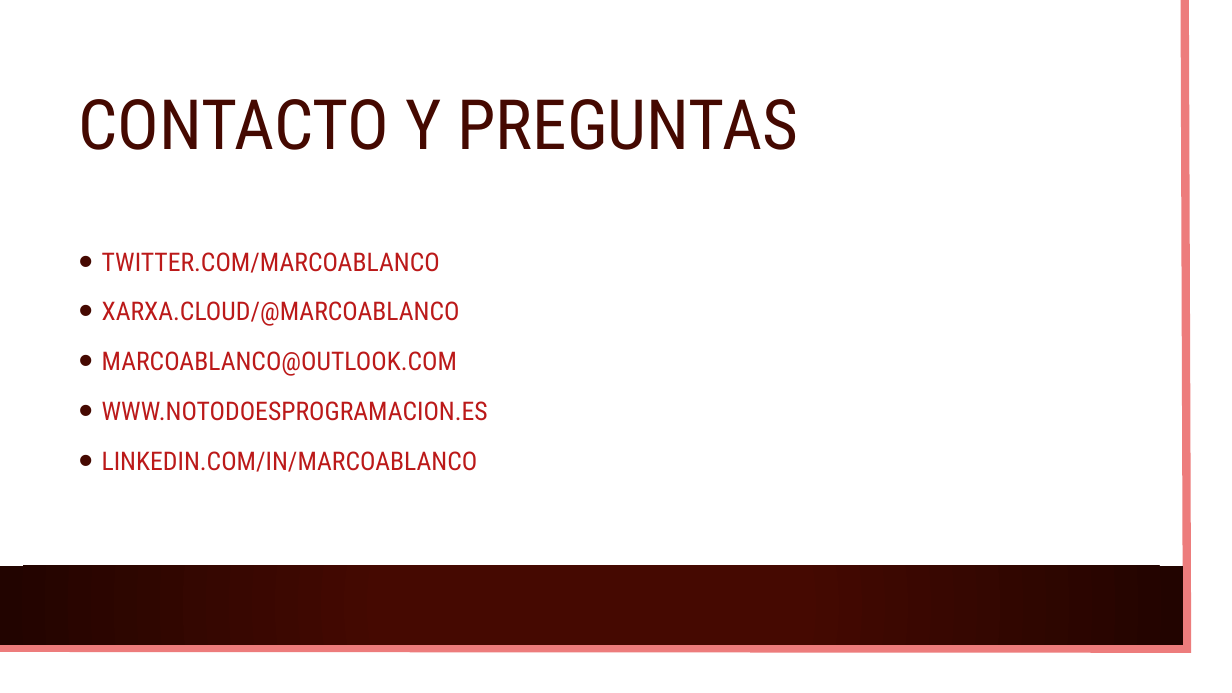
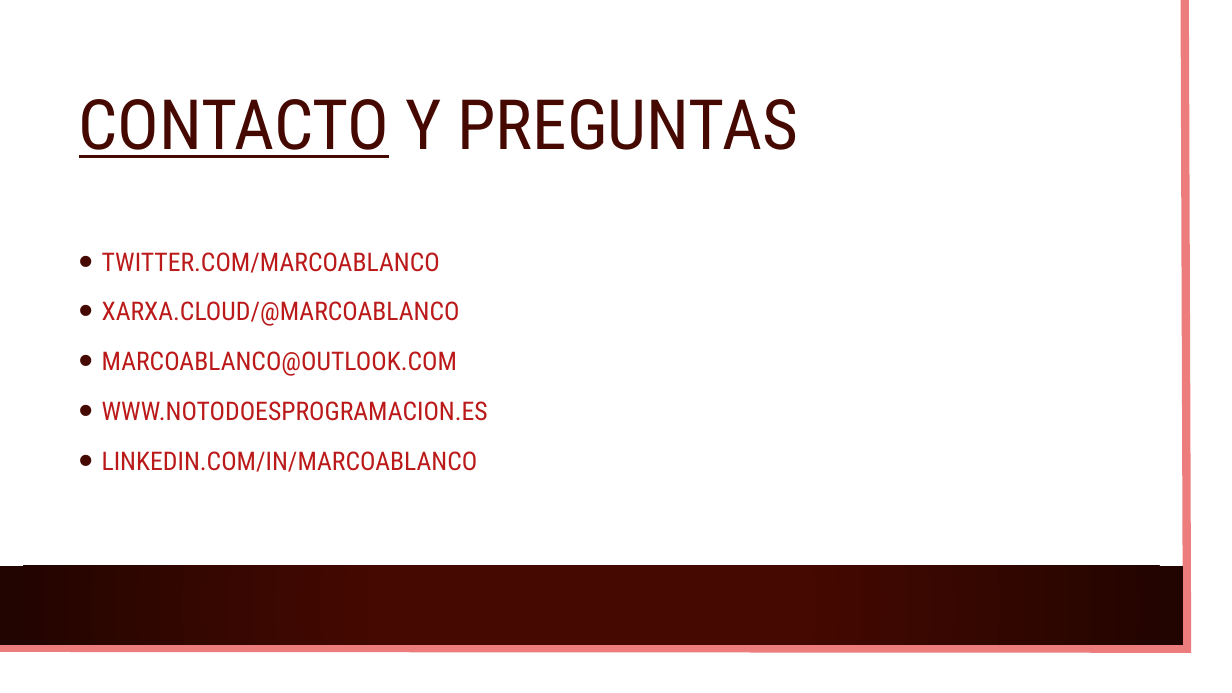
Before and after one commit to marcoablanco/Events, a slide deck: slide 14 of 2023-03 Mundo laboral con DotNet/Presentación.pptx (slide 12 before the commit). Drawn at 1232x693 pixels with LibreOffice and Linux fonts; fonts in the diff are those of the drawing; background and template pictures are left out. Boxes give left, top, right and bottom in pixels: in the first picture for what was removed or moved away, otherwise in the second. Text is boxed around its words. In the diff, an @@ line names an element or a change of style, - is before the commit and + after.

```diff
--- a/2023-03 Mundo laboral con DotNet/Presentación.pptx
+++ b/2023-03 Mundo laboral con DotNet/Presentación.pptx
@@ title "CONTACTO Y PREGUNTAS" at bbox=[79, 99, 798, 158]: underline on in "CONTACTO" @@
```
Also in this commit, not shown: 3 other slides changed, 2 slides added.
